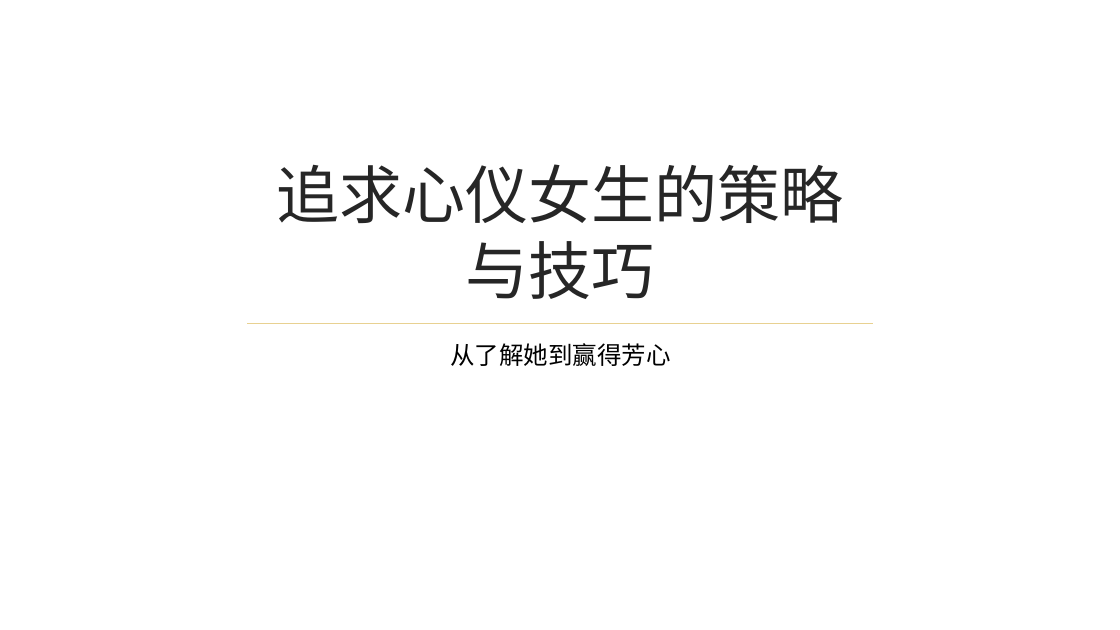
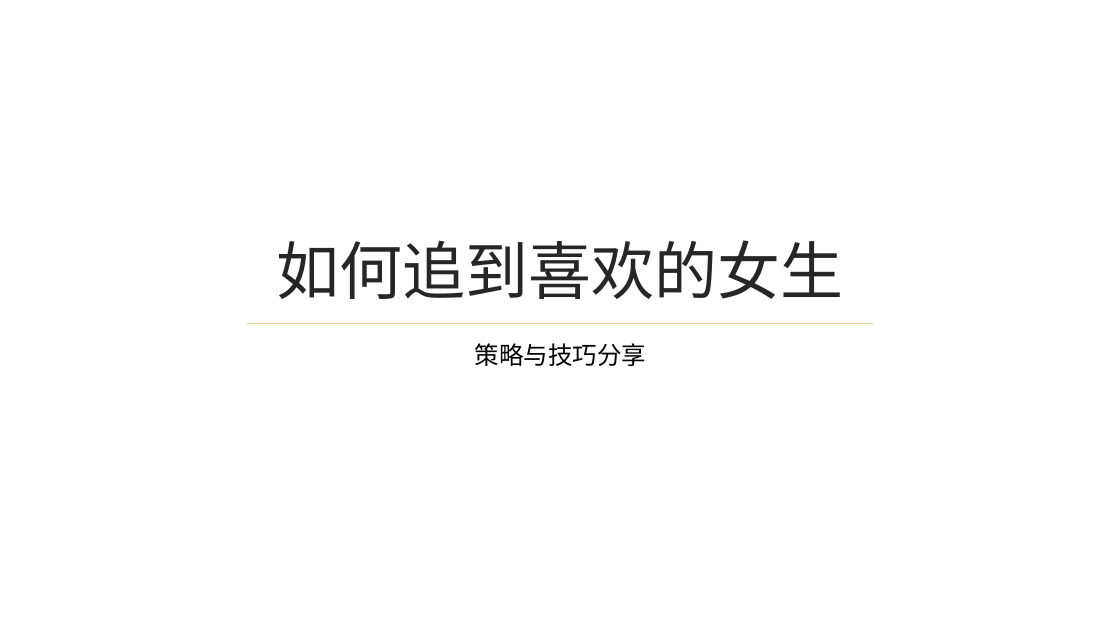
Before and after one commit to Lizhenghe-Chen/AIFileGenerator, a slide deck: slide 1 of Output/666/test.pptx. Drawn at 1120x630 pixels with LibreOffice and Linux fonts; fonts in the diff are those of the drawing; background and template pictures are left out. Boxes give left, top, right and bottom in pixels: in the first picture for what was removed or moved away, otherwise in the second. Text is boxed around its words. In the diff, an @@ line names an element or a change of style, - is before the commit and + after.

```diff
--- a/Output/666/test.pptx
+++ b/Output/666/test.pptx
@@ title at <box>277,240,844,299</box>: text changed @@
-追求心仪女生的策略与技巧
+如何追到喜欢的女生
@@ subtitle at <box>475,343,647,366</box>: text changed @@
-从了解她到赢得芳心
+策略与技巧分享
```
Also in this commit, not shown: 1 other slide changed, 4 slides added, 4 slides removed, 10 other files.
